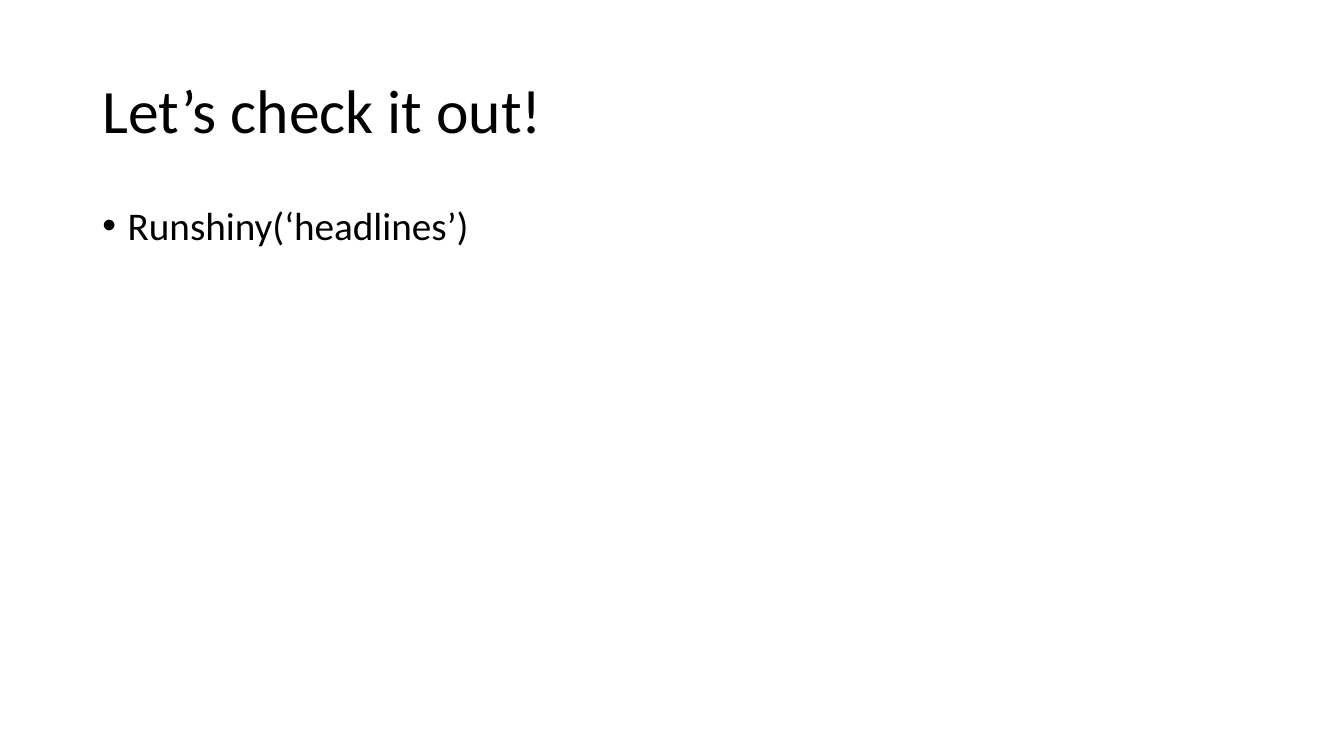
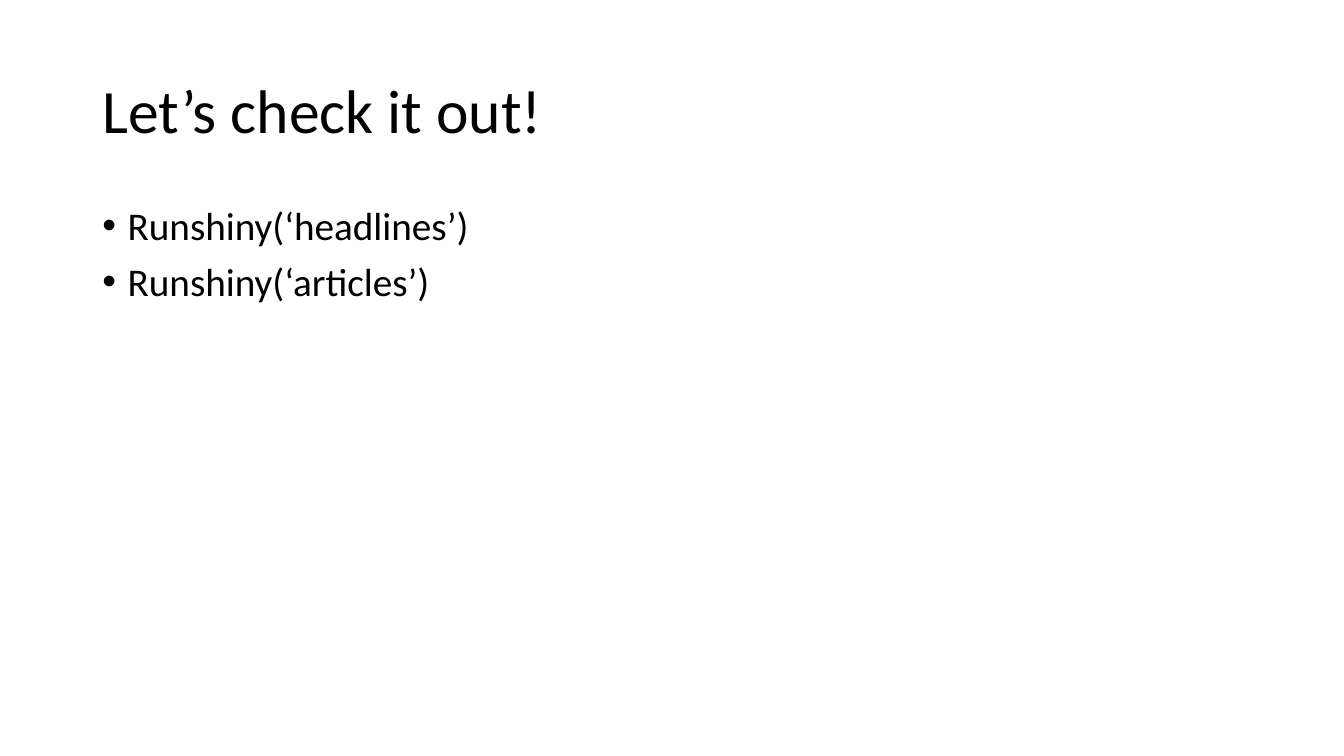
Before and after one commit to eshitazaman/stat585-project, a slide deck: slide 13 of woRldnews.pptx. Drawn at 1344x756 pixels with LibreOffice and Linux fonts; fonts in the diff are those of the drawing. Boxes give left, top, right and bottom in pixels: in the first picture for what was removed or moved away, otherwise in the second. Text is boxed around its words. In the diff, an @@ line names an element or a change of style, - is before the commit and + after.

```diff
--- a/woRldnews.pptx
+++ b/woRldnews.pptx
@@ text at (128, 267, 430, 303): paragraph added @@
+• Runshiny(‘articles’)
```
Also in this commit, not shown: 3 other slides changed.
